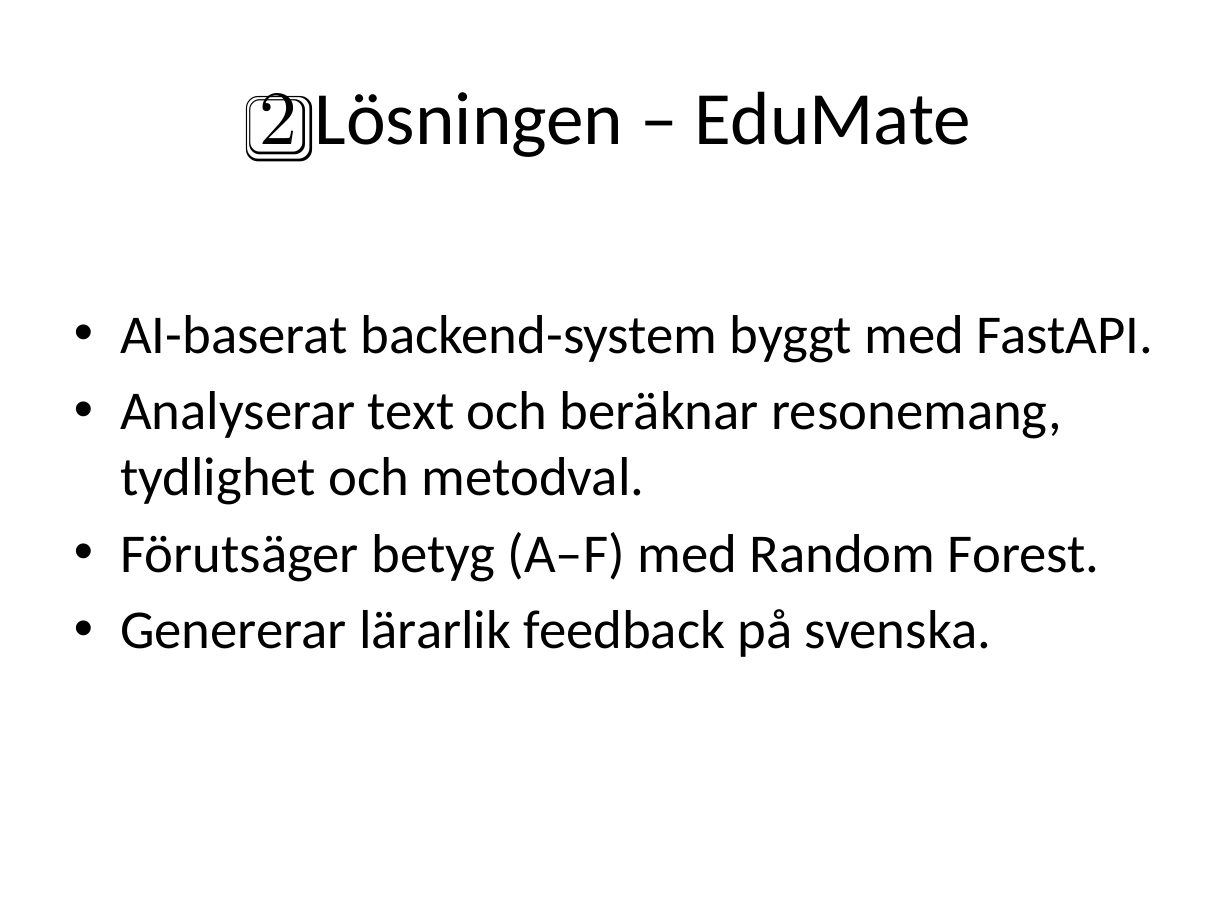
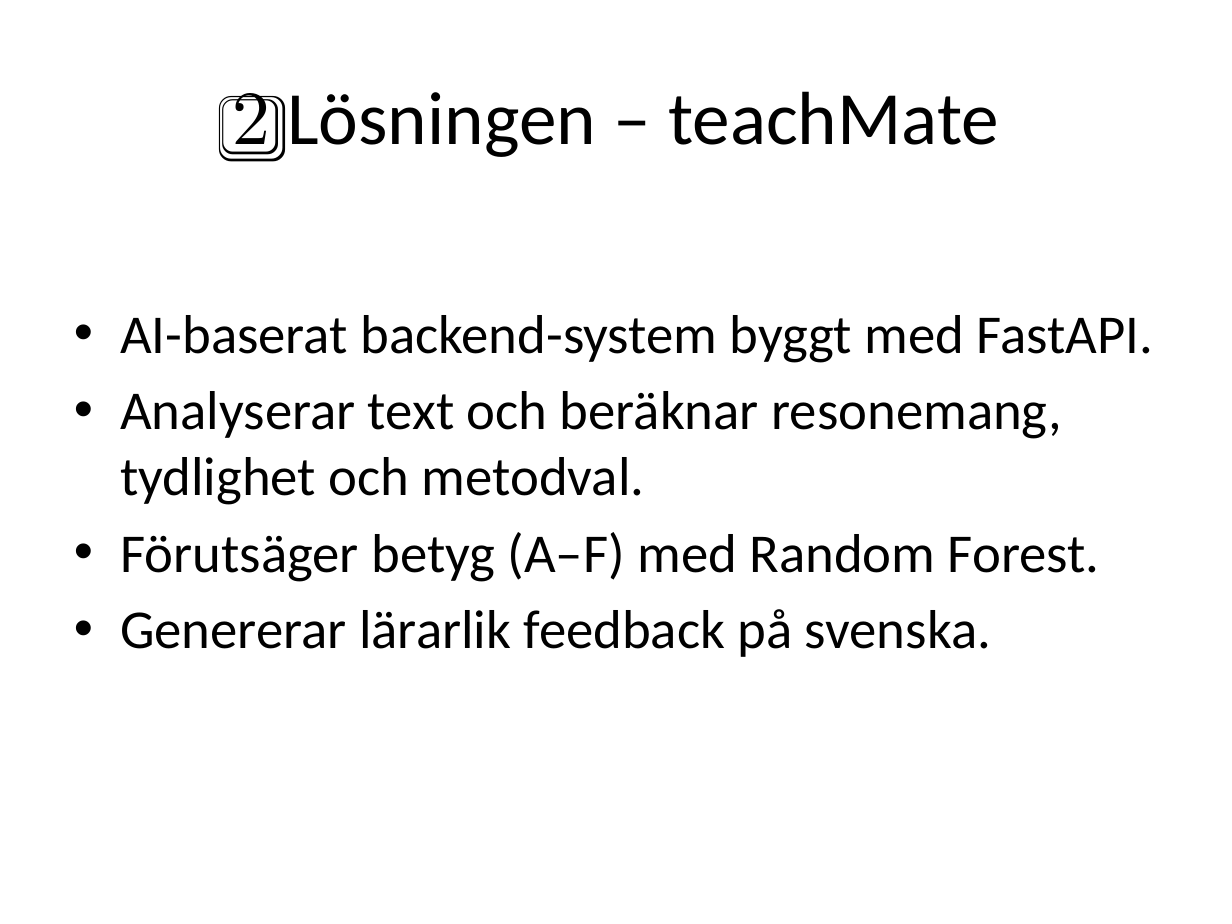
Before and after one commit to wassimEl-jomaa/Teachmate, a slide deck: slide 3 of EduMate_Presentation_SV.pptx. Drawn at 1232x924 pixels with LibreOffice and Linux fonts; fonts in the diff are those of the drawing. Boxes give left, top, right and bottom in pixels: in the first picture for what was removed or moved away, otherwise in the second. Text is boxed around its words. In the diff, an @@ line names an element or a change of style, - is before the commit and + after.

```diff
--- a/EduMate_Presentation_SV.pptx
+++ b/EduMate_Presentation_SV.pptx
@@ title at <box>233,91,999,162</box>: text changed @@
-2️⃣ Lösningen – EduMate
+2️⃣ Lösningen – teachMate
```
Also in this commit, not shown: 1 other slide changed, 16 other files.
